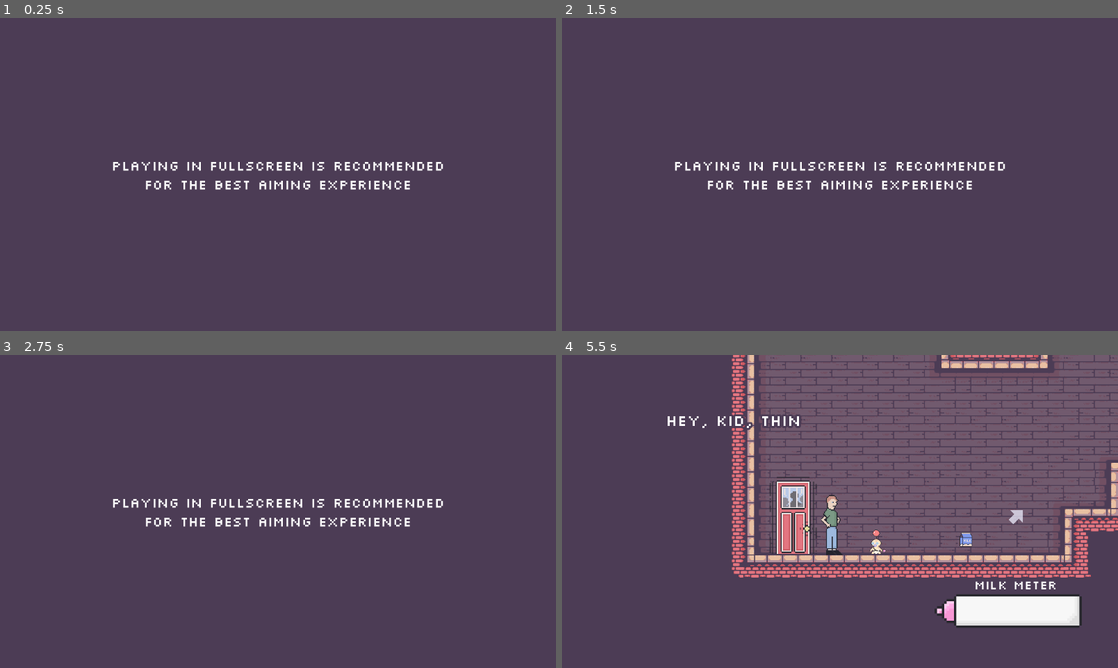
Above: before the commit, frames 1-4 (two rows, left to right).
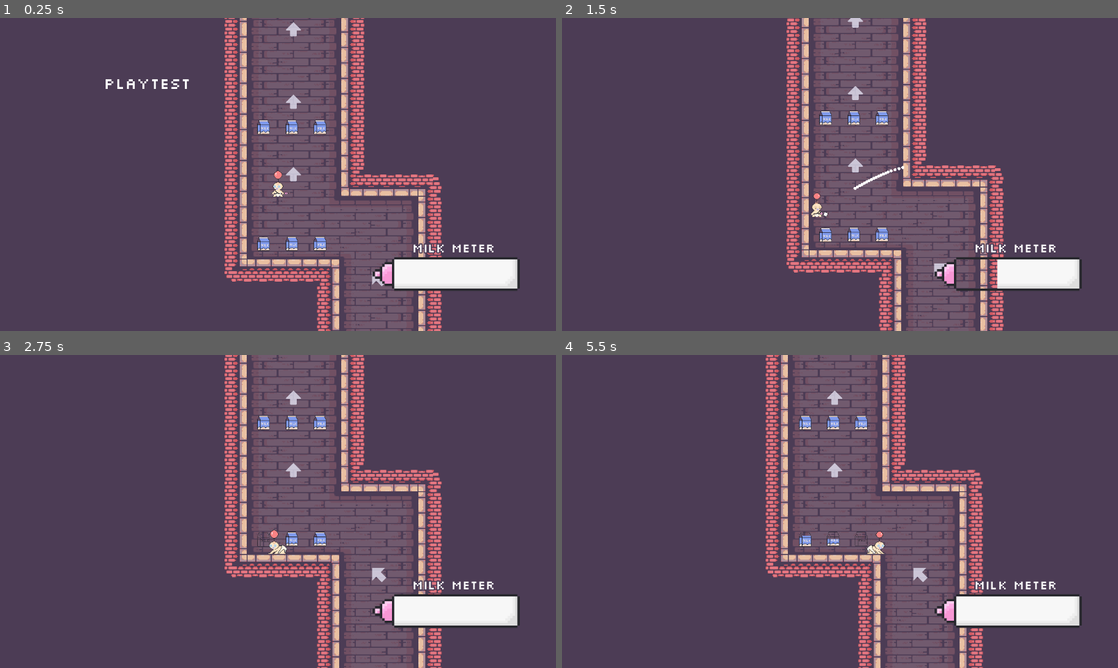
Above: after the commit, the same moments.

Repository: duncwilliams/trust-fund-baby
Game: Godot game, scene res://scenes/main.tscn
Same seed, same stepped clock (60 frames per second), same inputs: the game is played once before the commit and once after it.
Inputs (mouse positions are in pixels of both pictures, inside the frame that each line leads up to):
- Up to frame 1 (0.25 s): no input
- Up to frame 2 (1.5 s): move the mouse to (962, 158) at 0.52 s; press the mouse at (962, 158) at 0.53 s; hold D (crawl_right) from 0.53 s (still down); move the mouse to (728, 190) at 1.27 s; release the mouse at (728, 190) at 1.28 s; click (728, 190) at 1.35 s
- Up to frame 3 (2.75 s): move the mouse to (333, 442) at 2.02 s; release D (crawl_right) at 2.03 s; press the mouse at (333, 442) at 2.03 s; hold A (crawl_left) from 2.03 s (still down)
- Up to frame 4 (5.5 s): move the mouse to (812, 574) at 2.77 s; release A (crawl_left) at 2.78 s; release the mouse at (812, 574) at 2.78 s; hold D (crawl_right) 2.78-4.28 s; click (812, 574) at 2.85 s; move the mouse to (1006, 558) at 3.52 s; press the mouse at (1006, 558) at 3.53 s; move the mouse to (673, 464) at 4.27 s; release the mouse at (673, 464) at 4.28 s; hold A (crawl_left) 4.28-5.03 s; click (673, 464) at 4.35 s; move the mouse to (867, 511) at 5.02 s; press the mouse at (867, 511) at 5.03 s; hold D (crawl_right) from 5.03 s (still down)

The runs differ from the first frame. In frame 1, 23% of the frame differs, in the area x 19-94%, y 0-100%; in frame 2, 23%; in frame 3, 23%; in frame 4, 35%, in the area x 19-100%, y 0-100%.

Commit message:
enemy collision shape flat, little harder, music down

Diff:
--- a/scenes/enemy.tscn
+++ b/scenes/enemy.tscn
@@ -359,6 +359,9 @@
 "speed": 8.0
 }]
 
+[sub_resource type="RectangleShape2D" id="RectangleShape2D_md484"]
+size = Vector2(13.25, 64.5)
+
 [node name="Enemy" type="CharacterBody2D" unique_id=1988915028 groups=["enemy"]]
 scale = Vector2(4, 4)
 script = ExtResource("1_4ra3w")
@@ -376,8 +379,8 @@
 [node name="Area2D" type="Area2D" parent="." unique_id=2029559478 groups=["enemy"]]
 
 [node name="CollisionShape2D" type="CollisionShape2D" parent="Area2D" unique_id=516583167 groups=["enemy"]]
-position = Vector2(-0.375, 3.75)
-shape = ExtResource("4_5uy6h")
+position = Vector2(-0.125, 0.25)
+shape = SubResource("RectangleShape2D_md484")
 
 [node name="BossDamageAudio" type="AudioStreamPlayer2D" parent="." unique_id=1114877058]
 stream = ExtResource("8_md484")
--- a/scenes/main.tscn
+++ b/scenes/main.tscn
@@ -9,6 +9,7 @@
 
 [node name="Main" type="Node2D" unique_id=246328731]
 script = ExtResource("1_jyhfs")
+playtesting = true
 
 [node name="CanvasLayer" type="CanvasLayer" parent="." unique_id=75541172]
 layer = -100
@@ -35,7 +36,7 @@
 
 [node name="Baby" parent="." unique_id=1502936678 instance=ExtResource("1_o5qli")]
 unique_name_in_owner = true
-position = Vector2(-1055, -4407)
+position = Vector2(1342, -9120)
 
 [node name="Camera2D" type="Camera2D" parent="Baby" unique_id=1711883797]
 process_mode = 3
--- a/scenes/music_player.tscn
+++ b/scenes/music_player.tscn
@@ -14,7 +14,7 @@
 [node name="BackgroundMusic" type="AudioStreamPlayer" parent="." unique_id=694715215]
 process_mode = 3
 stream = ExtResource("3_mfaxx")
-volume_db = -10.805
+volume_db = -15.805
 autoplay = true
 parameters/looping = true
 
--- a/scripts/baby.gd
+++ b/scripts/baby.gd
@@ -5,11 +5,11 @@
 signal was_defeated()
 
 @onready var bottle: Node2D = %Bottle
-var thrust_force: float = 16
-var max_velocity: float = 567.5
+var thrust_force: float = 15.5
+var max_velocity: float = 562.5
 var health: float = 4.0
 var invincible: bool = false
-var i_frames_time: float = 1.5
+var i_frames_time: float = 2.0
 var defeated: bool = false
 var crawl_speed: float = 30
 var crawling: bool = false
--- a/scripts/enemy.gd
+++ b/scripts/enemy.gd
@@ -32,8 +32,14 @@
 			velocity += get_gravity() * delta
 
 		var direction := global_position.direction_to(baby.global_position)
-		# sprite orientation
-		$AnimatedSprite2D.flip_h = (direction.x > 0)
+		# sprite and collsion shape orientation
+		if (direction.x > 0):
+			$AnimatedSprite2D.flip_h = true
+			$CollisionShape2D.scale.x = 1
+		else:
+			$AnimatedSprite2D.flip_h = false
+			$CollisionShape2D.scale.x = -1
+
 		velocity += direction * speed
 		velocity = velocity.limit_length(max_velocity)
 		move_and_slide()
--- a/shapes/enemy_polygon.tres
+++ b/shapes/enemy_polygon.tres
@@ -1,4 +1,4 @@
 [gd_resource type="ConvexPolygonShape2D" format=3 uid="uid://cgopdmcoxfhvm"]
 
 [resource]
-points = PackedVector2Array(-4.125, -29.25, -5.375, -13.75, -5.875, 28.25, 8.625, 28.25, 7.875, -12.25, 4.875, -29, 0.375, -36.5)
+points = PackedVector2Array(-5.125, -24, -5.875, 28.25, 6.125, 28.25, 6.125, -35)
